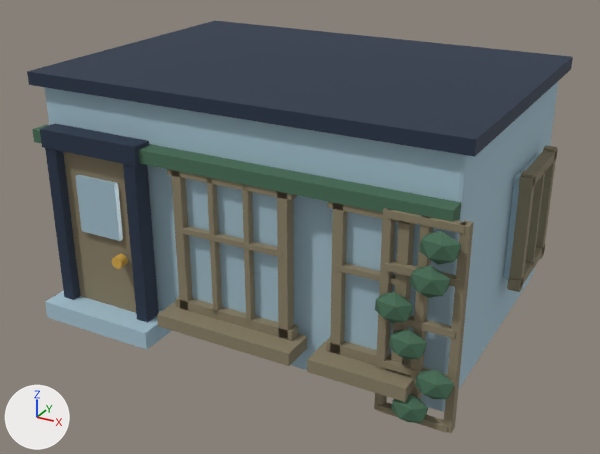
The glTF model game/art/diorama/layers/floor_gardens_2.glb as it was, and as the next commit left it.
Camera for both pictures: a 50 mm lens placed at (0.748, -1.4, 0.834), pointed at (0.014, -0.065, 0.167). The axes (+X, +Y, +Z) are drawn at lower left. The lights are the same throughout. The older version comes first. Vertices at exactly the same position are counted once.

Objects in the first picture: 'floor_gardens_2 glass', 'floor_gardens_2 ink', 'floor_gardens_2 mist', 'floor_gardens_2 patina', 'floor_gardens_2 pine' and 1 more.
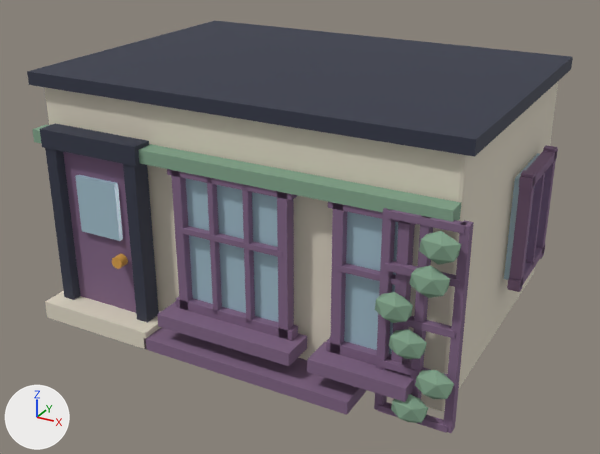
Edits to the scene script, one JSON object a line:
```json
{"op": "set", "path": "mat_pine.base_color", "old": "(0.063, 0.153, 0.0908)", "new": "(0.223, 0.371, 0.258)", "note": "dark green #476d55 -> greyish green #82a48b"}
{"op": "set", "path": "mat_mist.base_color", "old": "(0.386, 0.552, 0.644)", "new": "(0.745, 0.687, 0.565)", "note": "blue #a7c4d2 -> pale yellow #e0d8c6"}
{"op": "set", "path": "mat_patina.base_color", "old": "(0.254, 0.216, 0.136)", "new": "(0.216, 0.127, 0.231)", "note": "yellow #8a8067 -> greyish purple #806484"}
{"block": "me_floor_gardens_2_walls_004", "where": "# used by ob_floor_gardens_2_patina; location = (0.0, 0.0, 0.0)"}
{"op": "remove", "block": "me_floor_gardens_2_walls_004", "code": "me_floor_gardens_2_walls_004.from_pydata(...)  # 224 vertices, 336 faces; spans x -0.35..0.447, y -0.364..0.175, z 0.0..0.368"}
{"op": "add", "block": "me_floor_gardens_2_walls_004", "code": "me_floor_gardens_2_walls_004.from_pydata(...)  # 232 vertices, 348 faces; spans x -0.35..0.447, y -0.37..0.175, z 0.0..0.368"}
{"block": "me_floor_gardens_2_walls_004", "change": "me_floor_gardens_2_walls_004 part 1: a new loose piece, a box spanning x -0.15..0.27, y -0.37..-0.29, z 0.0..0.024, in mat_patina (greyish purple #806484)"}
```

Location of each change, [x1, y1, x2, y2] in pixels of the pictures (600 x 454 px):
```json
{"object": "floor_gardens_2 mist", "change": "recoloured", "before": [45, 82, 558, 411], "after": [45, 82, 558, 411], "on screen": "blue to pale yellow"}
{"object": "floor_gardens_2 patina", "change": "recoloured, reshaped", "before": [63, 145, 558, 433], "after": [63, 145, 558, 433]}
{"object": "floor_gardens_2 pine", "change": "recoloured", "before": [32, 125, 461, 423], "after": [32, 125, 461, 423]}
{"part": 1, "of": "me_floor_gardens_2_walls_004", "change": "added", "after": [144, 327, 367, 415]}
```
